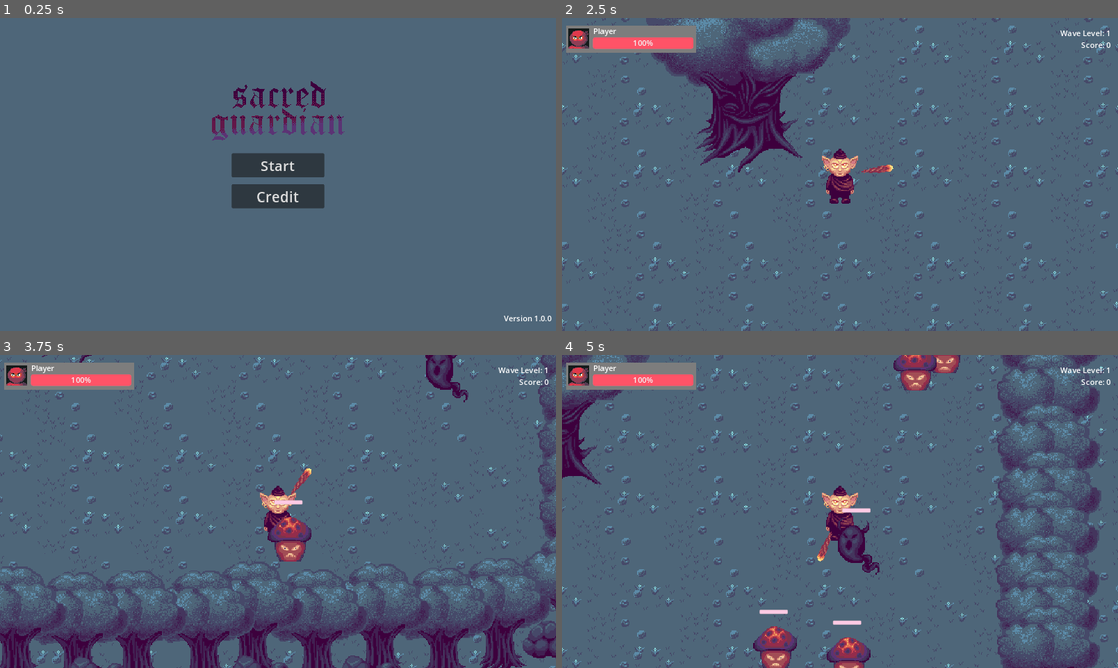
Above: before the commit, frames 1-4 (two rows, left to right).
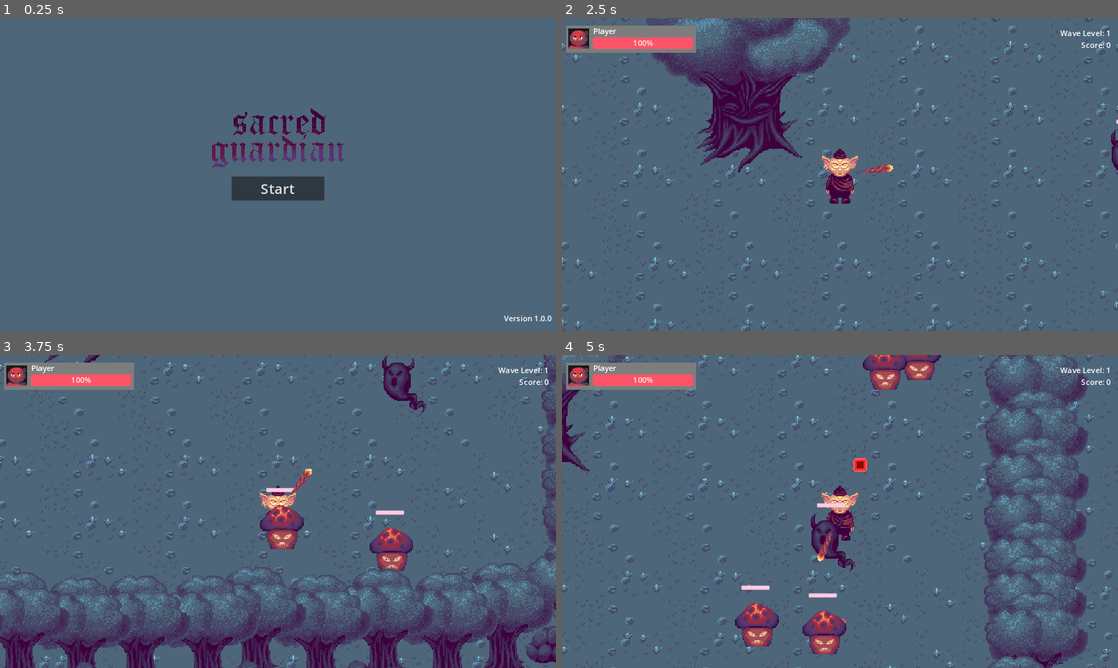
Above: after the commit, the same moments.

Repository: shafiq1rwan/sacred-guardian
Game: Godot game, scene res://games/main_menu.tscn
Two runs of this game, one before a commit and one after it. Both use one fixed random seed, a clock stepped at 60 frames per second and the inputs below. Sound files missing from this copy of the repository are replaced by a short silence.
Inputs (mouse positions are in pixels of both pictures, inside the frame that each line leads up to):
- Up to frame 1 (0.25 s): no input
- Up to frame 2 (2.5 s): click (840, 196) at 0.5 s, where only the run before the commit has a clickable "Credit"; click (840, 165) at 1.25 s, where only the run before the commit has a clickable "Start"; tap Enter at 2 s; move the mouse to (962, 158) at 2.02 s; hold D (right) from 2.03 s (still down); hold Right mouse button (melee, bound only after the commit) from 2.03 s (still down)
- Up to frame 3 (3.75 s): move the mouse to (166, 527) at 2.77 s; release D (right) at 2.78 s; release Right mouse button (melee, bound only after the commit) at 2.78 s; hold S (down) 2.78-3.53 s; click (166, 527) at 2.85 s; right-click (166, 527) at 3.05 s; move the mouse to (333, 442) at 3.52 s; hold D (right) from 3.53 s (still down); hold Right mouse button (melee, bound only after the commit) from 3.53 s (still down)
- Up to frame 4 (5 s): move the mouse to (812, 574) at 4.27 s; release D (right) at 4.28 s; release Right mouse button (melee, bound only after the commit) at 4.28 s; hold W (up) from 4.28 s (still down); right-click (812, 574) at 4.35 s

The runs differ from the first frame. In frame 1, 4.0% of the frame differs, in the area x 38-62%, y 20-61%; in frame 2, 0.1%; in frame 3, 25%; in frame 4, 28%, in the area x 0-100%, y 0-100%.
Error before the commit: Cannot call method 'play' on a null value. (res://games/main_menu.gd:6)

Commit message:
Export the final version for the mini jam

Diff:
--- a/games/angry_shrom.gd
+++ b/games/angry_shrom.gd
@@ -14,6 +14,7 @@
 	# Find the player in the scene (make sure the player node is named "Player")
 	player = get_node("/root/Game/Player")
 	$MobHP.value = GameManager.MOB_HP
+	add_to_group("enemies")
 
 func _process(delta: float):
 	var direction = global_position.direction_to(player.global_position)
--- a/games/main_menu.gd
+++ b/games/main_menu.gd
@@ -1,6 +1,6 @@
 extends Control
 
-@onready var bgm: AudioStreamPlayer = $BGM
+@onready var bgm: AudioStreamPlayer = $CanvasLayer/BGM
 
 func _ready() -> void:
 	bgm.play()
--- a/games/main_menu.tscn
+++ b/games/main_menu.tscn
@@ -24,15 +24,16 @@
 anchor_right = 0.5
 anchor_bottom = 0.5
 offset_left = -96.0
-offset_top = -44.0
+offset_top = 4.0
 offset_right = 96.0
-offset_bottom = 6.0
+offset_bottom = 54.0
 grow_horizontal = 2
 grow_vertical = 2
 theme_override_font_sizes/font_size = 30
 text = "Start"
 
 [node name="CreditButton" type="Button" parent="CanvasLayer"]
+visible = false
 anchors_preset = 8
 anchor_left = 0.5
 anchor_top = 0.5
@@ -45,7 +46,7 @@
 grow_horizontal = 2
 grow_vertical = 2
 theme_override_font_sizes/font_size = 30
-text = "Credit"
+text = "How to Play"
 
 [node name="SettingButton" type="Button" parent="CanvasLayer"]
 visible = false
@@ -78,7 +79,7 @@
 text = "Version 1.0.0"
 
 [node name="Logo" type="Sprite2D" parent="CanvasLayer"]
-position = Vector2(576, 192)
+position = Vector2(576, 248)
 texture = ExtResource("2_eakti")
 
 [node name="BGM" type="AudioStreamPlayer" parent="CanvasLayer"]
--- a/games/player.gd
+++ b/games/player.gd
@@ -1,4 +1,11 @@
 extends CharacterBody2D
+
+@export var attack_damage: int = 10
+@export var attack_cooldown: float = 0.5
+@export var attack_duration: float = 0.2
+
+var can_attack: bool = true
+var is_attacking: bool = false
 
 func _ready() -> void:
 	%PlayerHP.value = GameManager.HP_PLAYER
@@ -15,6 +22,9 @@
 	else:
 		$AnimatedSprite2D.play("idle")
 
+	if Input.is_action_pressed("melee") and can_attack:
+		perform_attack()
+
 func take_damage_from_enemies():
 	# Your logic for reducing player health
 	var camera = get_viewport().get_camera_2d()
@@ -22,3 +32,30 @@
 
 	GameManager.HP_PLAYER -= 2
 	%PlayerHP.value = GameManager.HP_PLAYER
+
+func perform_attack():
+	if not is_attacking:
+		is_attacking = true
+		can_attack = false
+
+		# Play attack animation if available
+		#var anim = $AnimationPlayer
+		#if anim.has_animation("attack"):
+			#anim.play("attack")
+
+		# Activate the AttackArea for a short duration
+		$AttackArea.set_monitoring(true)
+		await(get_tree().create_timer(attack_duration))
+		$AttackArea.set_monitoring(false)
+
+		is_attacking = false
+		await(get_tree().create_timer(attack_cooldown))
+		can_attack = true
+
+func _on_attack_area_body_entered(body: Node2D) -> void:
+	if body.is_in_group("enemies"): # Make sure enemies are in an 'enemies' group
+		apply_damage(body)
+
+func apply_damage(body):
+	if body.has_method("take_damage"):
+		body.take_damage()
--- a/games/player.tscn
+++ b/games/player.tscn
@@ -69,6 +69,9 @@
 corner_radius_top_right = 5
 corner_radius_bottom_right = 5
 corner_radius_bottom_left = 5
+
+[sub_resource type="CircleShape2D" id="CircleShape2D_2d7mm"]
+radius = 20.025
 
 [node name="Player" type="CharacterBody2D"]
 platform_floor_layers = 0
@@ -161,3 +164,12 @@
 offset_bottom = 68.0
 grow_horizontal = 0
 text = "Score: 0"
+
+[node name="AttackArea" type="Area2D" parent="."]
+
+[node name="CollisionShape2D" type="CollisionShape2D" parent="AttackArea"]
+position = Vector2(0, 13)
+shape = SubResource("CircleShape2D_2d7mm")
+debug_color = Color(0.978551, 0, 0.395274, 0.42)
+
+[connection signal="body_entered" from="AttackArea" to="." method="_on_attack_area_body_entered"]
--- a/games/skull_blue.gd
+++ b/games/skull_blue.gd
@@ -9,6 +9,7 @@
 
 func _ready():
 	hp_skull_blue.value = HP
+	add_to_group("enemies")
 
 func _physics_process(delta):
 	var direction = global_position.direction_to(player.global_position)
--- a/project.godot
+++ b/project.godot
@@ -66,9 +66,9 @@
 "events": [Object(InputEventKey,"resource_local_to_scene":false,"resource_name":"","device":-1,"window_id":0,"alt_press …(192 unchanged characters)…
 ]
 }
-reload={
+melee={
 "deadzone": 0.5,
-"events": [Object(InputEventKey,"resource_local_to_scene":false,"resource_name":"","device":-1,"window_id":0,"alt_pressed":false,"shift_pressed":false,"ctrl_pressed":false,"meta_pressed":false,"pressed":false,"keycode":0,"physical_keycode":69,"key_label":0,"unicode":101,"location":0,"echo":false,"script":null)
+"events": [Object(InputEventMouseButton,"resource_local_to_scene":false,"resource_name":"","device":-1,"window_id":0,"alt_pressed":false,"shift_pressed":false,"ctrl_pressed":false,"meta_pressed":false,"button_mask":2,"position":Vector2(194, 24),"global_position":Vector2(203, 70),"factor":1.0,"button_index":2,"canceled":false,"pressed":true,"double_click":false,"script":null)
 ]
 }
 pause={
Not shown: 1 places in games/player.tscn that only renumber resources
Not shown, changed: docs/index.html
Not shown, changed: docs/index.pck
